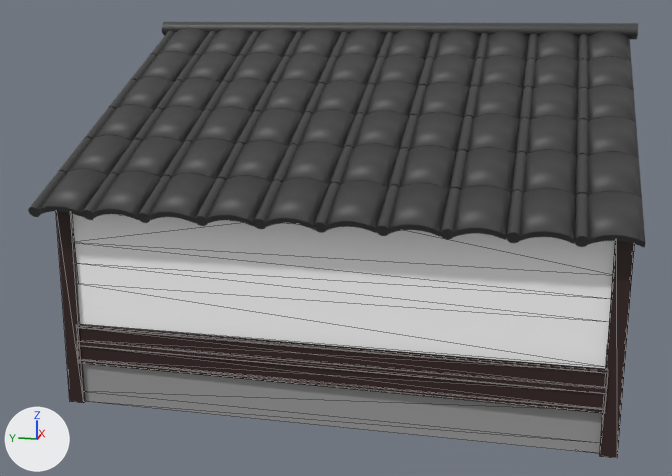
A saved change to the glTF model run/textures/build/build4.glb.
Before and after are seen from a 50 mm camera at (-2.365, -0.363, 0.916) aimed at (-0.015, 0.107, 0.329). Arrows for +X, +Y and +Z are at lower left; the lights stay in place. Mesh edges are drawn as thin lines on the coarser meshes. Where no turn or scale is listed for an object, it has been applied to the vertices.

In view in the first picture: '円柱', '円柱.001', '立方体.002', '立方体.003', '立方体.019'.
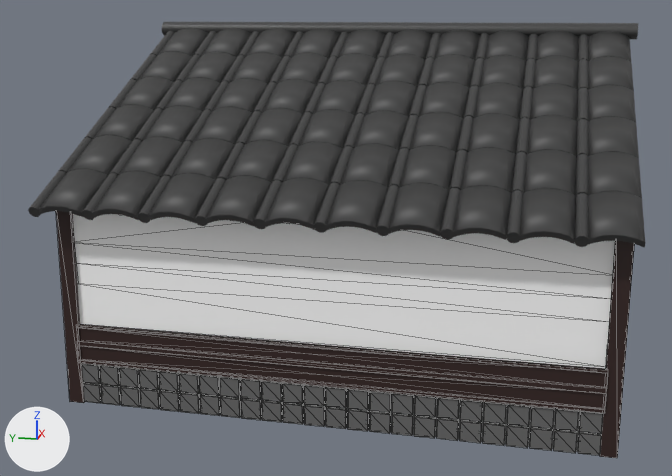
Diff of the bpy script that builds the scene:
```diff
--- a/run/textures/build/build4.glb.py
+++ b/run/textures/build/build4.glb.py
@@ mat_マテリアル_012 @@
+mat_マテリアル_012 = principled_material('マテリアル.012')
+mat_マテリアル_012.base_color = (0.132, 0.132, 0.132)  # dark grey #666666
@@ me_立方体_007 @@
+me_立方体_007.from_pydata(...)  # 472 vertices, 700 faces; spans x -0.025..1.409, y -0.589..0.536, z -0.043..0.043
+me_立方体_007.materials.append(mat_マテリアル_012)  # dark grey #666666
@@ ob_立方体_006 @@
+ob_立方体_006 = bpy.data.objects.new('立方体.006', me_立方体_007)
+ob_立方体_006.location = (-0.659, -0.001, 0.14)
```

What differs and where, as boxes [x1, y1, x2, y2] in the pictures (672 x 476 px):
'立方体.006', added: after [82, 363, 603, 456]
